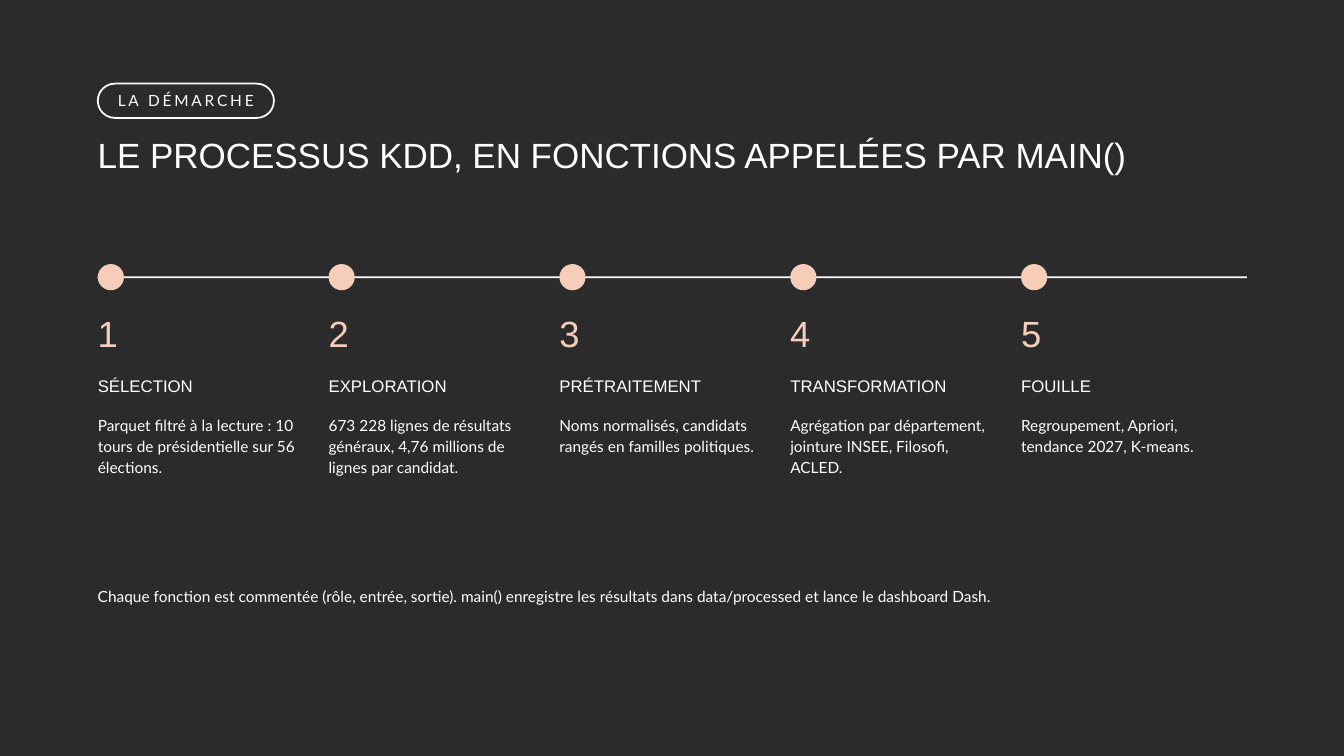
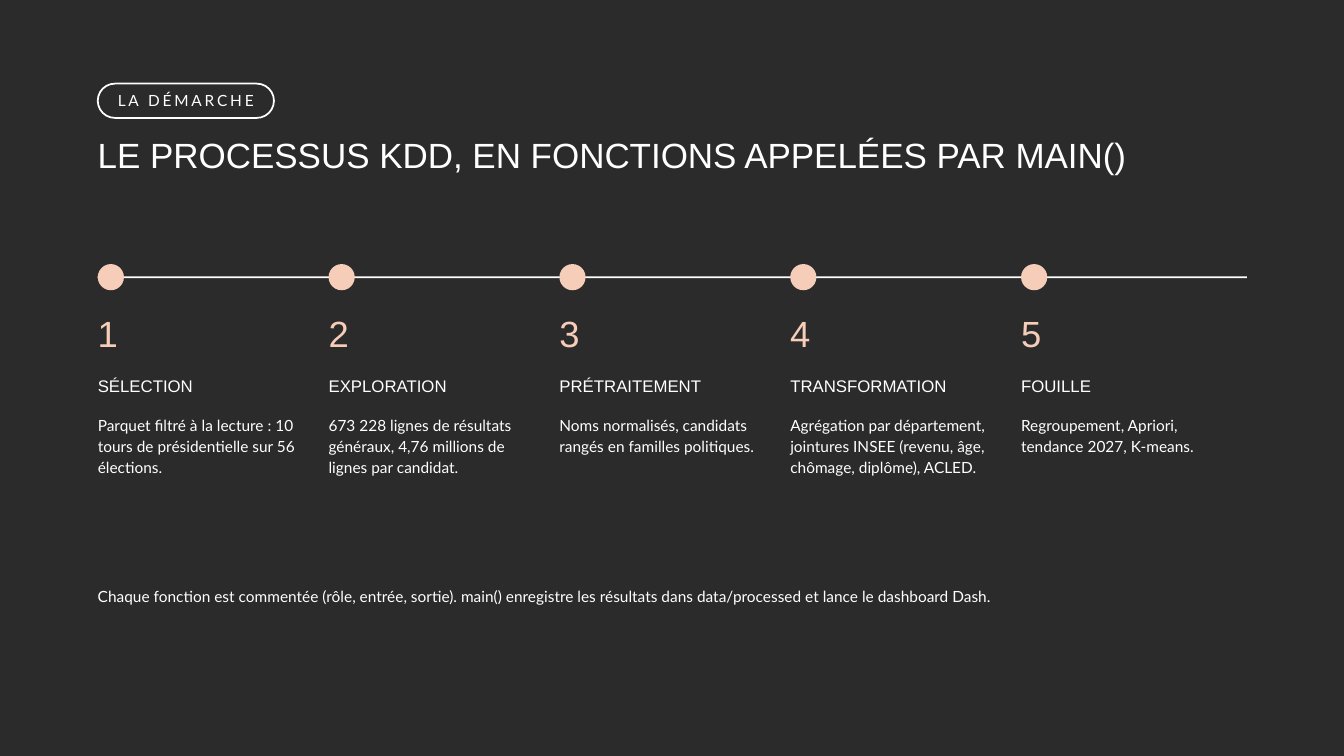
Before and after one commit to TazBrks/presidentielles-france-2027, a slide deck: slide 4 of docs/BOURKHIS_slides.pptx. Drawn at 1344x756 pixels with LibreOffice and Linux fonts; fonts in the diff are those of the drawing; background and template pictures are left out; a plain dark background stands for a picture behind light text. Boxes give left, top, right and bottom in pixels: in the first picture for what was removed or moved away, otherwise in the second. Text is boxed around its words. In the diff, an @@ line names an element or a change of style, - is before the commit and + after.

Commit message:
Slides : âge, chômage et diplôme (Apriori, R² 0,77)

```diff
--- a/docs/BOURKHIS_slides.pptx
+++ b/docs/BOURKHIS_slides.pptx
@@ text at (790,419,985,476): text changed @@
-Agrégation par département, jointure INSEE, Filosofi, ACLED.
+Agrégation par département, jointures INSEE (revenu, âge, chômage, diplôme), ACLED.
```
Also in this commit, not shown: 3 other slides changed, 1 other file.
